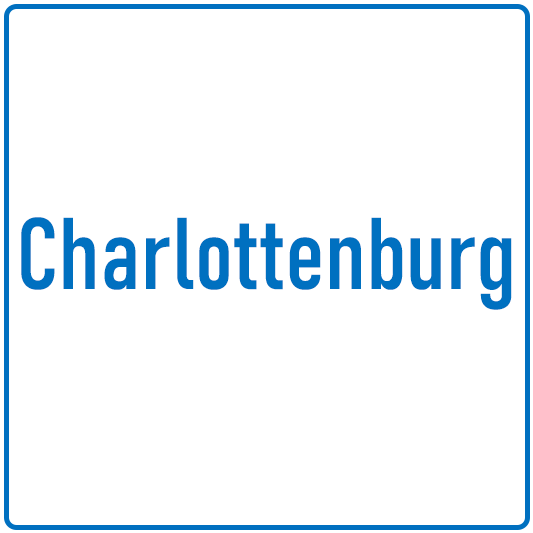
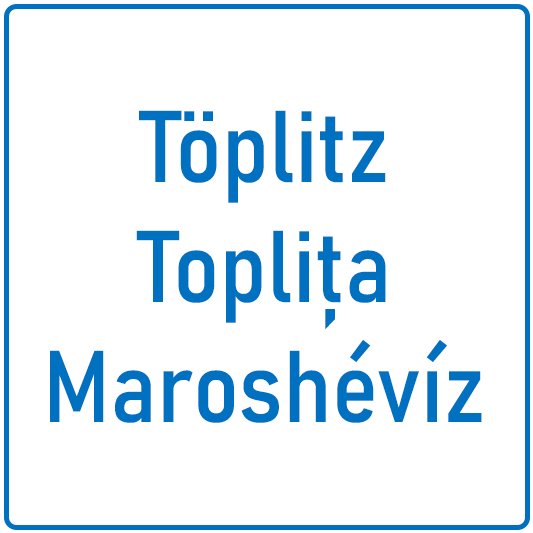
Layered file, before and after one edit (533px x 533px). Changes by layer:
removed group "Cont. Semn" (1 layers) over bbox(21, 217, 512, 310)
renamed "Charlottenburg" to "Töplitz Toplița Maroshévíz", moved it out of group "Cont. Semn", painted on it over bbox(21, 110, 512, 423)
